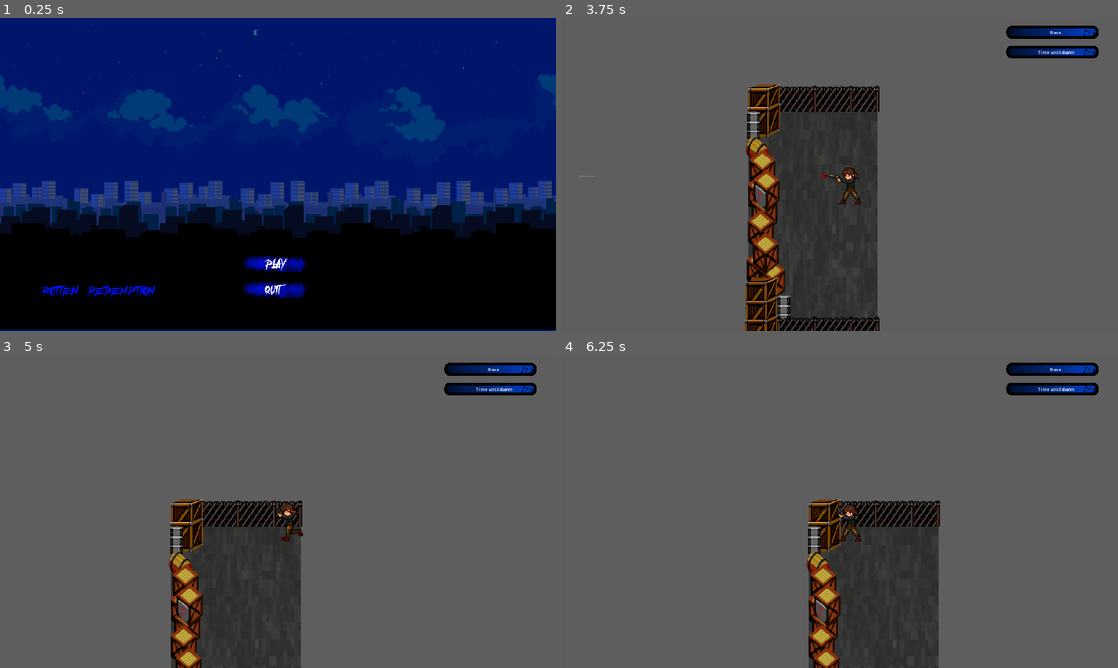
Above: before the commit, frames 1-4 (two rows, left to right).
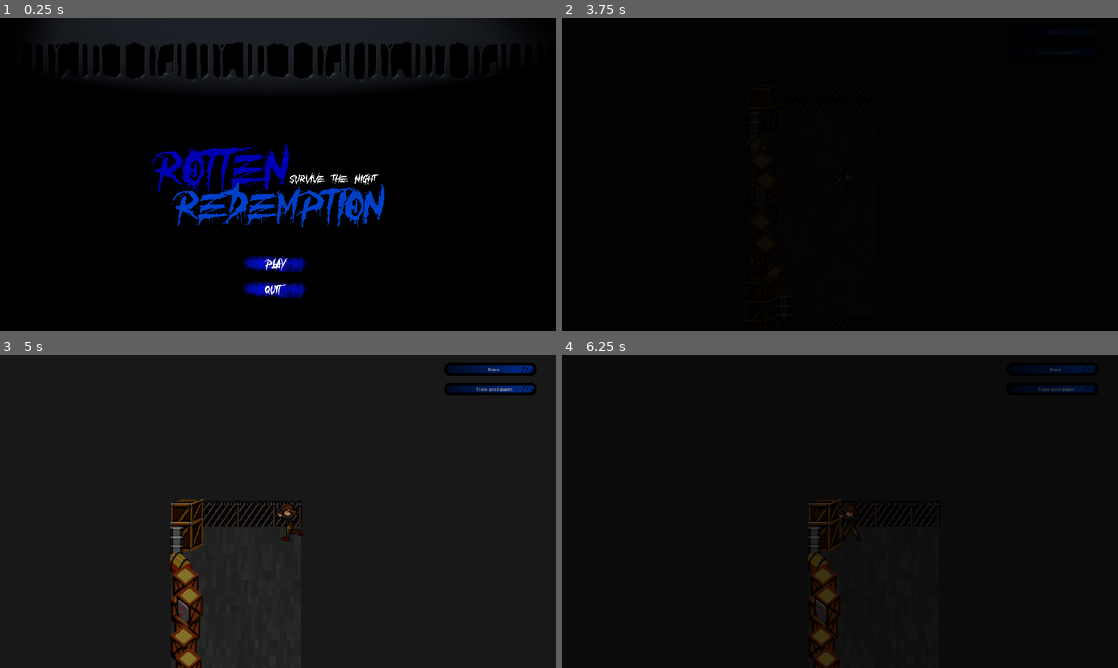
Above: after the commit, the same moments.

Repository: SysForgeStudio/rotten-redemption
Game: Godot game, scene res://Menu/main_menu.tscn
Same seed, same stepped clock (60 frames per second), same inputs: the game is played once before the commit and once after it.
Inputs (mouse positions are in pixels of both pictures, inside the frame that each line leads up to):
- Up to frame 1 (0.25 s): no input
- Up to frame 2 (3.75 s): click (840, 265) at 0.5 s; click (840, 265) at 1.25 s; move the mouse to (962, 158) at 2.02 s; hold D (move_right) 2.03-2.78 s; click (962, 158) at 2.1 s; move the mouse to (728, 190) at 2.77 s; hold S (move_down) 2.78-3.53 s; click (728, 190) at 2.85 s; move the mouse to (895, 105) at 3.52 s; hold D (move_right) from 3.53 s (still down); click (895, 105) at 3.6 s
- Up to frame 3 (5 s): move the mouse to (250, 574) at 4.27 s; release D (move_right) at 4.28 s; hold W (move_up) from 4.28 s (still down); click (250, 574) at 4.35 s
- Up to frame 4 (6.25 s): move the mouse to (1006, 558) at 5.02 s; release W (move_up) at 5.03 s; hold A (move_left) from 5.03 s (still down); click (1006, 558) at 5.1 s; move the mouse to (673, 464) at 5.77 s; click (673, 464) at 5.85 s

The runs differ from the first frame. In frame 1, 68% of the frame differs, in the area x 0-100%, y 0-100%; in frame 2, 97%; in frame 3, 88%; in frame 4, 98%.

Commit message:
Difficulty tweeks and artwork

Diff:
--- a/Menu/ParallaxBackground.gd
+++ /dev/null
@@ -1,7 +0,0 @@
-extends ParallaxBackground
-
-var scrolling_speed = 100
-
-# Called every frame. 'delta' is the elapsed time since the previous frame.
-func _process(delta):
-	scroll_offset.x -= scrolling_speed * delta
--- a/Menu/main_menu.tscn
+++ b/Menu/main_menu.tscn
@@ -1,18 +1,28 @@
-[gd_scene load_steps=17 format=3 uid="uid://d0mr7qpf77y6w"]
+[gd_scene load_steps=12 format=3 uid="uid://d0mr7qpf77y6w"]
 
 [ext_resource type="Script" path="res://Menu/main_menu.gd" id="1_6hlw5"]
-[ext_resource type="Texture2D" uid="uid://do4sjwbtuvc5p" path="res://Assets/city 1/1.png" id="1_3012k"]
-[ext_resource type="Script" path="res://Menu/ParallaxBackground.gd" id="1_v57vv"]
-[ext_resource type="Texture2D" uid="uid://c1pbhmbmf0ih2" path="res://Assets/city 1/2.png" id="3_nuekb"]
-[ext_resource type="Texture2D" uid="uid://mwtaqohpcbje" path="res://Assets/city 1/3.png" id="4_ptq5y"]
-[ext_resource type="Texture2D" uid="uid://cepblxs6ip2q0" path="res://Assets/city 1/4.png" id="5_e0cog"]
-[ext_resource type="Texture2D" uid="uid://brxwhx1blv54j" path="res://Assets/city 1/5.png" id="6_8moyk"]
+[ext_resource type="Texture2D" uid="uid://roc7wbghxqc0" path="res://Menu/trees.png" id="3_t6qs3"]
+[ext_resource type="Texture2D" uid="uid://pbmacktu31ei" path="res://Menu/logo.png" id="7_d6ibx"]
 [ext_resource type="Texture2D" uid="uid://bgc3mufqgxja" path="res://Assets/city 1/banner.png" id="7_ra0bk"]
-[ext_resource type="Texture2D" uid="uid://dpq2mxideb0bu" path="res://Menu/rr.png" id="8_m6yxy"]
 [ext_resource type="Texture2D" uid="uid://b0ux1kc753pvs" path="res://Menu/play_normal.png" id="9_3qusg"]
 [ext_resource type="Texture2D" uid="uid://bnjnnjnedwsdv" path="res://Menu/play_hover.png" id="10_7ah47"]
 [ext_resource type="Texture2D" uid="uid://dgcit577vycj5" path="res://Menu/quit_normal.png" id="11_8kyf0"]
 [ext_resource type="Texture2D" uid="uid://bwh3ftc34g012" path="res://Menu/quit_hover.png" id="12_3n4j0"]
+
+[sub_resource type="Animation" id="Animation_aw863"]
+length = 0.001
+tracks/0/type = "value"
+tracks/0/imported = false
+tracks/0/enabled = true
+tracks/0/path = NodePath("CanvasLayer/NextScene:color")
+tracks/0/interp = 1
+tracks/0/loop_wrap = true
+tracks/0/keys = {
+"times": PackedFloat32Array(0),
+"transitions": PackedFloat32Array(1),
+"update": 0,
+"values": [Color(0, 0, 0, 0)]
+}
 
 [sub_resource type="Animation" id="Animation_0cj47"]
 resource_name = "fade"
@@ -30,21 +40,6 @@
 "values": [Color(0, 0, 0, 0), Color(0, 0, 0, 1)]
 }
 
-[sub_resource type="Animation" id="Animation_aw863"]
-length = 0.001
-tracks/0/type = "value"
-tracks/0/imported = false
-tracks/0/enabled = true
-tracks/0/path = NodePath("CanvasLayer/NextScene:color")
-tracks/0/interp = 1
-tracks/0/loop_wrap = true
-tracks/0/keys = {
-"times": PackedFloat32Array(0),
-"transitions": PackedFloat32Array(1),
-"update": 0,
-"values": [Color(0, 0, 0, 0)]
-}
-
 [sub_resource type="AnimationLibrary" id="AnimationLibrary_3m8kc"]
 _data = {
 "RESET": SubResource("Animation_aw863"),
@@ -55,112 +50,23 @@
 script = ExtResource("1_6hlw5")
 metadata/_edit_vertical_guides_ = [2252.0, 959.0]
 
-[node name="ParallaxBackground" type="ParallaxBackground" parent="."]
-script = ExtResource("1_v57vv")
-
-[node name="ParallaxLayer" type="ParallaxLayer" parent="ParallaxBackground"]
-motion_scale = Vector2(0.7, 1)
-motion_mirroring = Vector2(1918, 0)
-
-[node name="Sprite2D" type="Sprite2D" parent="ParallaxBackground/ParallaxLayer"]
-position = Vector2(960, 540)
-scale = Vector2(3.32986, 3.32716)
-texture = ExtResource("1_3012k")
-
-[node name="ParallaxLayer2" type="ParallaxLayer" parent="ParallaxBackground"]
-motion_scale = Vector2(0.5, 1)
-motion_mirroring = Vector2(2289, 0)
-
-[node name="Sprite2D" type="Sprite2D" parent="ParallaxBackground/ParallaxLayer2"]
-position = Vector2(291, 571)
-texture = ExtResource("3_nuekb")
-
-[node name="Sprite2D2" type="Sprite2D" parent="ParallaxBackground/ParallaxLayer2"]
-position = Vector2(866, 571)
-texture = ExtResource("3_nuekb")
-
-[node name="Sprite2D3" type="Sprite2D" parent="ParallaxBackground/ParallaxLayer2"]
-position = Vector2(1439, 571)
-texture = ExtResource("3_nuekb")
-
-[node name="Sprite2D4" type="Sprite2D" parent="ParallaxBackground/ParallaxLayer2"]
-position = Vector2(2005, 571)
-texture = ExtResource("3_nuekb")
-
-[node name="ParallaxLayer3" type="ParallaxLayer" parent="ParallaxBackground"]
-motion_scale = Vector2(0.4, 1)
-motion_mirroring = Vector2(2226, 0)
-
-[node name="Sprite2D" type="Sprite2D" parent="ParallaxBackground/ParallaxLayer3"]
-position = Vector2(288, 636)
-texture = ExtResource("4_ptq5y")
-
-[node name="Sprite2D2" type="Sprite2D" parent="ParallaxBackground/ParallaxLayer3"]
-position = Vector2(848, 636)
-texture = ExtResource("4_ptq5y")
-
-[node name="Sprite2D3" type="Sprite2D" parent="ParallaxBackground/ParallaxLayer3"]
-position = Vector2(1407, 636)
-texture = ExtResource("4_ptq5y")
-
-[node name="Sprite2D4" type="Sprite2D" parent="ParallaxBackground/ParallaxLayer3"]
-position = Vector2(1943, 636)
-texture = ExtResource("4_ptq5y")
-
-[node name="ParallaxLayer4" type="ParallaxLayer" parent="ParallaxBackground"]
-motion_scale = Vector2(0.2, 1)
-motion_mirroring = Vector2(2173, 0)
-
-[node name="Sprite2D" type="Sprite2D" parent="ParallaxBackground/ParallaxLayer4"]
-position = Vector2(285, 628)
-texture = ExtResource("5_e0cog")
-
-[node name="Sprite2D2" type="Sprite2D" parent="ParallaxBackground/ParallaxLayer4"]
-position = Vector2(855, 628)
-texture = ExtResource("5_e0cog")
-
-[node name="Sprite2D3" type="Sprite2D" parent="ParallaxBackground/ParallaxLayer4"]
-position = Vector2(1367, 628)
-texture = ExtResource("5_e0cog")
-
-[node name="Sprite2D4" type="Sprite2D" parent="ParallaxBackground/ParallaxLayer4"]
-position = Vector2(1887, 628)
-texture = ExtResource("5_e0cog")
-
-[node name="ParallaxLayer5" type="ParallaxLayer" parent="ParallaxBackground"]
-motion_scale = Vector2(0.1, 1)
-motion_mirroring = Vector2(2252, 0)
-
-[node name="Sprite2D" type="Sprite2D" parent="ParallaxBackground/ParallaxLayer5"]
-position = Vector2(290, 638)
-texture = ExtResource("6_8moyk")
-
-[node name="Sprite2D2" type="Sprite2D" parent="ParallaxBackground/ParallaxLayer5"]
-position = Vector2(866, 638)
-texture = ExtResource("6_8moyk")
-
-[node name="Sprite2D3" type="Sprite2D" parent="ParallaxBackground/ParallaxLayer5"]
-position = Vector2(1429, 638)
-texture = ExtResource("6_8moyk")
-
-[node name="Sprite2D4" type="Sprite2D" parent="ParallaxBackground/ParallaxLayer5"]
-position = Vector2(1965, 638)
-texture = ExtResource("6_8moyk")
-
 [node name="CanvasLayer" type="CanvasLayer" parent="."]
 
-[node name="TextureRect" type="TextureRect" parent="CanvasLayer"]
-offset_top = 797.0
-offset_right = 1927.0
-offset_bottom = 1076.0
+[node name="BG" type="TextureRect" parent="CanvasLayer"]
+offset_top = 1088.0
+offset_right = 1920.0
+offset_bottom = 1416.0
+scale = Vector2(1.19602, -3.48194)
+mouse_filter = 2
 texture = ExtResource("7_ra0bk")
 
-[node name="TextureRect2" type="TextureRect" parent="CanvasLayer"]
-offset_left = 104.0
-offset_top = 841.0
-offset_right = 572.0
-offset_bottom = 1034.0
-texture = ExtResource("8_m6yxy")
+[node name="Trees" type="TextureRect" parent="CanvasLayer"]
+offset_left = -1.0
+offset_top = -11.0
+offset_right = 2034.0
+offset_bottom = 546.0
+scale = Vector2(0.942114, 0.942114)
+texture = ExtResource("3_t6qs3")
 
 [node name="PlayButton" type="TextureButton" parent="CanvasLayer"]
 offset_left = 791.0
@@ -178,6 +84,15 @@
 texture_normal = ExtResource("11_8kyf0")
 texture_hover = ExtResource("12_3n4j0")
 
+[node name="Logo" type="TextureRect" parent="CanvasLayer"]
+offset_left = 486.0
+offset_top = 118.0
+offset_right = 2486.0
+offset_bottom = 2118.0
+scale = Vector2(0.438636, 0.438636)
+mouse_filter = 2
+texture = ExtResource("7_d6ibx")
+
 [node name="NextScene" type="ColorRect" parent="CanvasLayer"]
 offset_right = 2299.0
 offset_bottom = 1089.0
--- a/World/background.tscn
+++ b/World/background.tscn
@@ -6,4 +6,4 @@
 [node name="ColorRect" type="ColorRect" parent="."]
 offset_right = 1922.0
 offset_bottom = 1084.0
-color = Color(0.368627, 0.368627, 0.368627, 1)
+color = Color(0.133333, 0.133333, 0.133333, 1)
--- a/World/world.gd
+++ b/World/world.gd
@@ -8,7 +8,7 @@
 	get_node("CanvasLayer/BaseHealth").value = Game.base_health
 	get_node("CanvasLayer/NightTimer").value = get_node("WinTimer").time_left
 
-	spawn_time = randf_range(0.4,2.2)
+	spawn_time = randf_range(0.4,2.5)
 	get_node("WorldTimer").wait_time = spawn_time
 
 	if(get_node("Mobs").get_children().size() == 0) and Game.game_over == true:
@@ -47,4 +47,3 @@
 
 func _on_animation_player_fade_out_animation_finished(fade_out):
 	get_tree().change_scene_to_file("res://Menu/main_menu.tscn")
-	print("New scene")
--- a/World/world.tscn
+++ b/World/world.tscn
@@ -154,7 +154,6 @@
 color = Color(0, 0, 0, 0)
 
 [node name="StartGame" type="ColorRect" parent="CanvasLayer"]
-visible = false
 offset_right = 1947.0
 offset_bottom = 1087.0
 color = Color(0, 0, 0, 1)
--- a/icon.svg
+++ /dev/null
@@ -1 +0,0 @@
-<svg height="128" width="128" xmlns="http://www.w3.org/2000/svg"><rect x="2" y="2" width="124" height="124" rx="14" fill="#363d52" stroke="#212532" stroke-width="4"/><g transform="scale(.101) translate(122 122)"><g fill="#fff"><path d="M105 673v33q407 354 814 0v-33z"/><path fill="#478cbf" d="m105 673 152 14q12 1 15 14l4 67 132 10 8-61q2-11 15-15h162q13 4 15 15l8 61 132-10 4-67q3-13 15-14l152-14V427q30-39 56-81-35-59-83-108-43 20-82 47-40-37-88-64 7-51 8-102-59-28-123-42-26 43-46 89-49-7-98 0-20-46-46-89-64 14-123 42 1 51 8 102-48 27-88 64-39-27-82-47-48 49-83 108 26 42 56 81zm0 33v39c0 276 813 276 813 0v-39l-134 12-5 69q-2 10-14 13l-162 11q-12 0-16-11l-10-65H447l-10 65q-4 11-16 11l-162-11q-12-3-14-13l-5-69z"/><path d="M483 600c3 34 55 34 58 0v-86c-3-34-55-34-58 0z"/><circle cx="725" cy="526" r="90"/><circle cx="299" cy="526" r="90"/></g><g fill="#414042"><circle cx="307" cy="532" r="60"/><circle cx="717" cy="532" r="60"/></g></g></svg>
--- a/project.godot
+++ b/project.godot
@@ -13,7 +13,7 @@
 config/name="Rotten Redemption"
 run/main_scene="res://Menu/main_menu.tscn"
 config/features=PackedStringArray("4.2", "Mobile")
-config/icon="res://icon.svg"
+config/icon="res://icon.png"
 
 [autoload]
 
Binary file added: Menu/logo.png
Not shown, added: Menu/logo.png.import
Binary file added: Menu/trees.png
Not shown, changed: Menu/trees.png.import
Binary file added: icon.png
Not shown, added: icon.png.import
